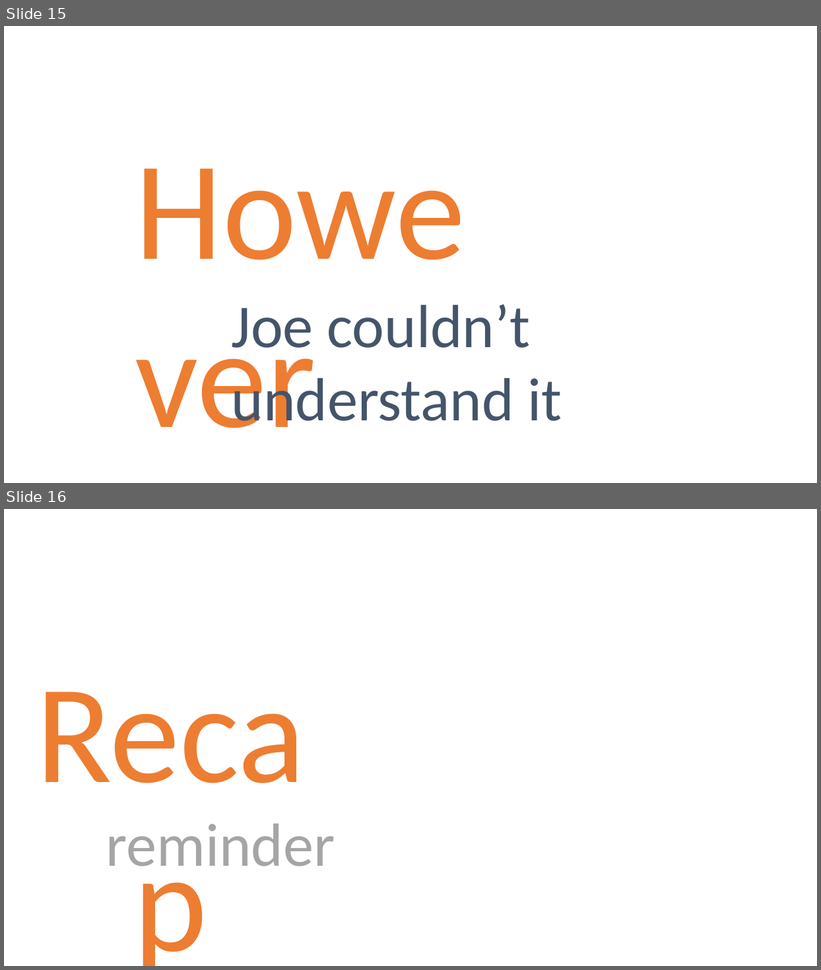
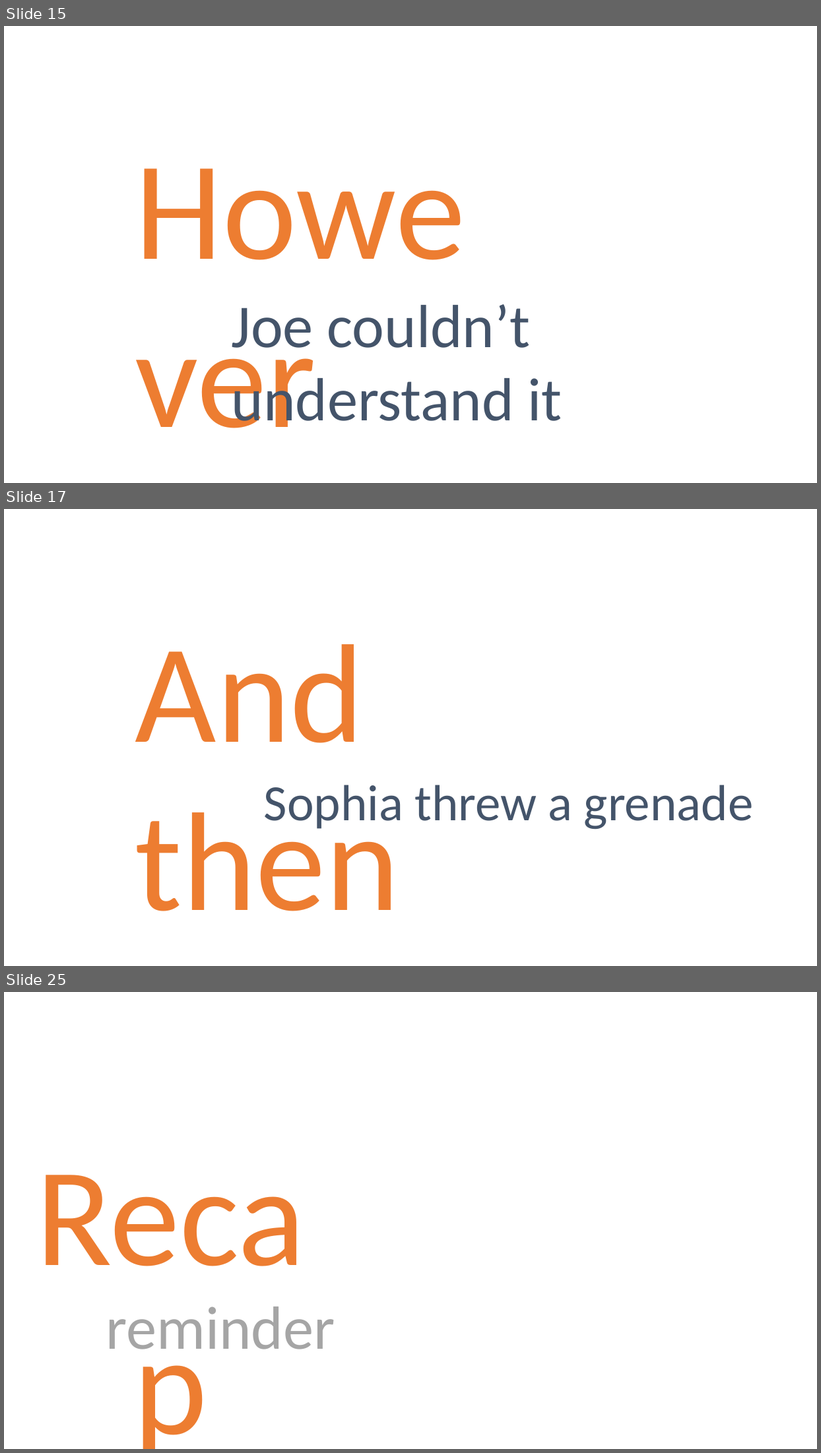
Before and after one commit to danielmarbach/Microservices.ServiceFabric, a slide deck: presentation.pptx. Shown one above the other, each under a label of ours: slides 15 and 16 before the commit, slides 15, 17 and 25 after it; the slides between them are not shown. The pictures are 821x970 and 821x1453 pixels, drawn with LibreOffice and Linux fonts; fonts in the diff are those of the drawing. Boxes give left, top, right and bottom in pixels: in the first picture for what was removed or moved away, otherwise in the second. Text is boxed around its words. In the diff, an @@ line names an element or a change of style, - is before the commit and + after.

```diff
--- a/presentation.pptx
+++ b/presentation.pptx
@@ slide 17 added at (x1=4, y1=509, x2=817, y2=966), background #FFFFFF @@
@@ text added at (x1=135, y1=644, x2=400, y2=912), 166 pt, text #ED7D31 @@
+And then
@@ text added at (x1=264, y1=785, x2=753, y2=830), 60 pt, text #44546A @@
+Sophia threw a grenade
@@ what was slide 16 is now slide 25 @@
```
Also in this commit, not shown: 2 slides changed, 8 other slides added, 1 other file.
